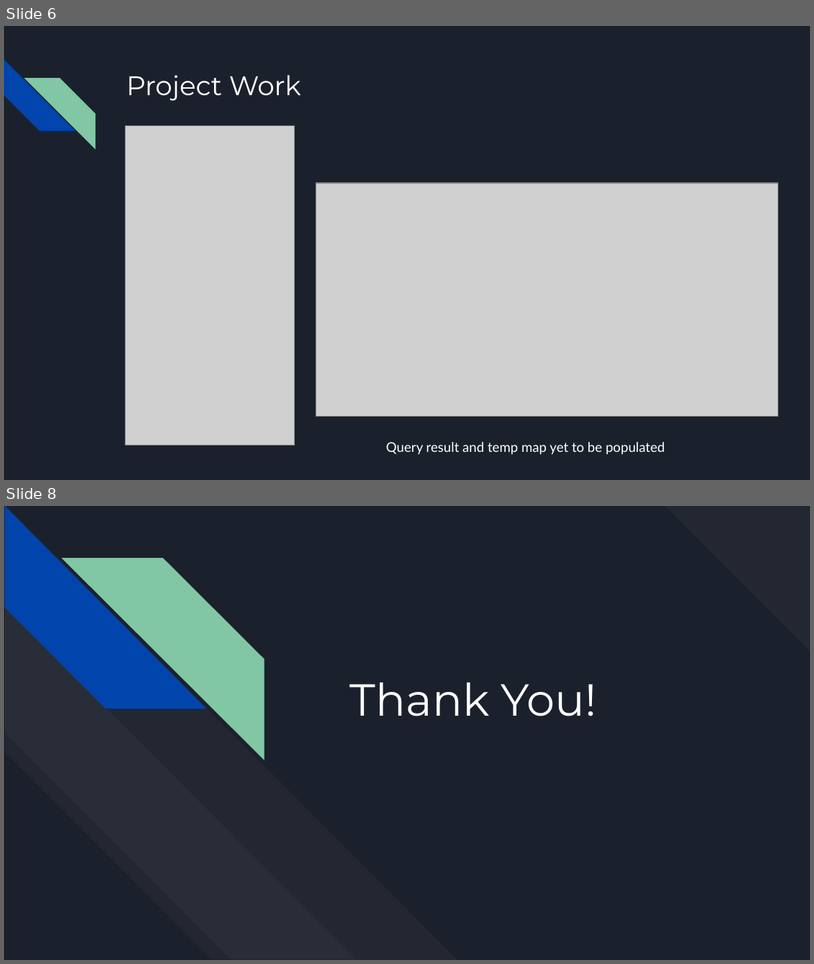
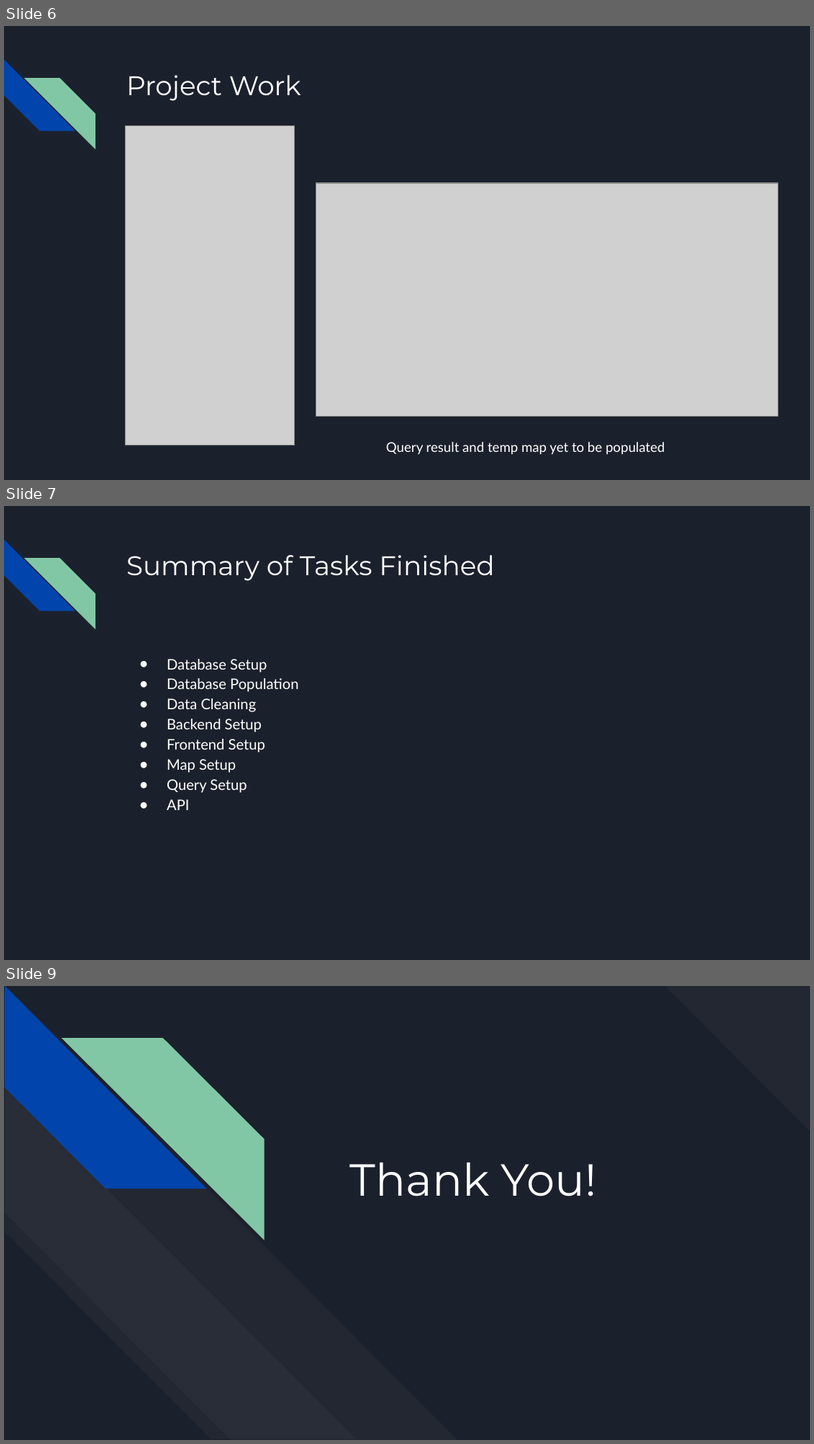
Before and after one commit to ethanl21/calsafe, a slide deck: Progress Screenshots/CalSafe Midterm Presentation.pptx. Shown one above the other, each under a label of ours: slides 6 and 8 before the commit, slides 6, 7 and 9 after it; the slides between them are not shown. The pictures are 814x964 and 814x1444 pixels, drawn with LibreOffice and Linux fonts; fonts in the diff are those of the drawing; grey boxes stand for pictures. Boxes give left, top, right and bottom in pixels: in the first picture for what was removed or moved away, otherwise in the second. Text is boxed around its words. In the diff, an @@ line names an element or a change of style, - is before the commit and + after.

```diff
--- a/Progress Screenshots/CalSafe Midterm Presentation.pptx
+++ b/Progress Screenshots/CalSafe Midterm Presentation.pptx
@@ slide 7 added at [4, 506, 810, 960], background #1B212C; not listed: 2 template elements that a slide beside it also shows @@
@@ title added at [126, 555, 494, 581], 24 pt, text #FFFFFF @@
+Summary of Tasks Finished
@@ text added at [167, 659, 298, 810], 13 pt, text #FFFFFF @@
+● Database Setup
+● Database Population
+● Data Cleaning
+● Backend Setup
+● Frontend Setup
+● Map Setup
+● Query Setup
+● API
@@ what was slide 8 is now slide 9 @@
```
Also in this commit, not shown: 4 slides changed, 9 other files.
